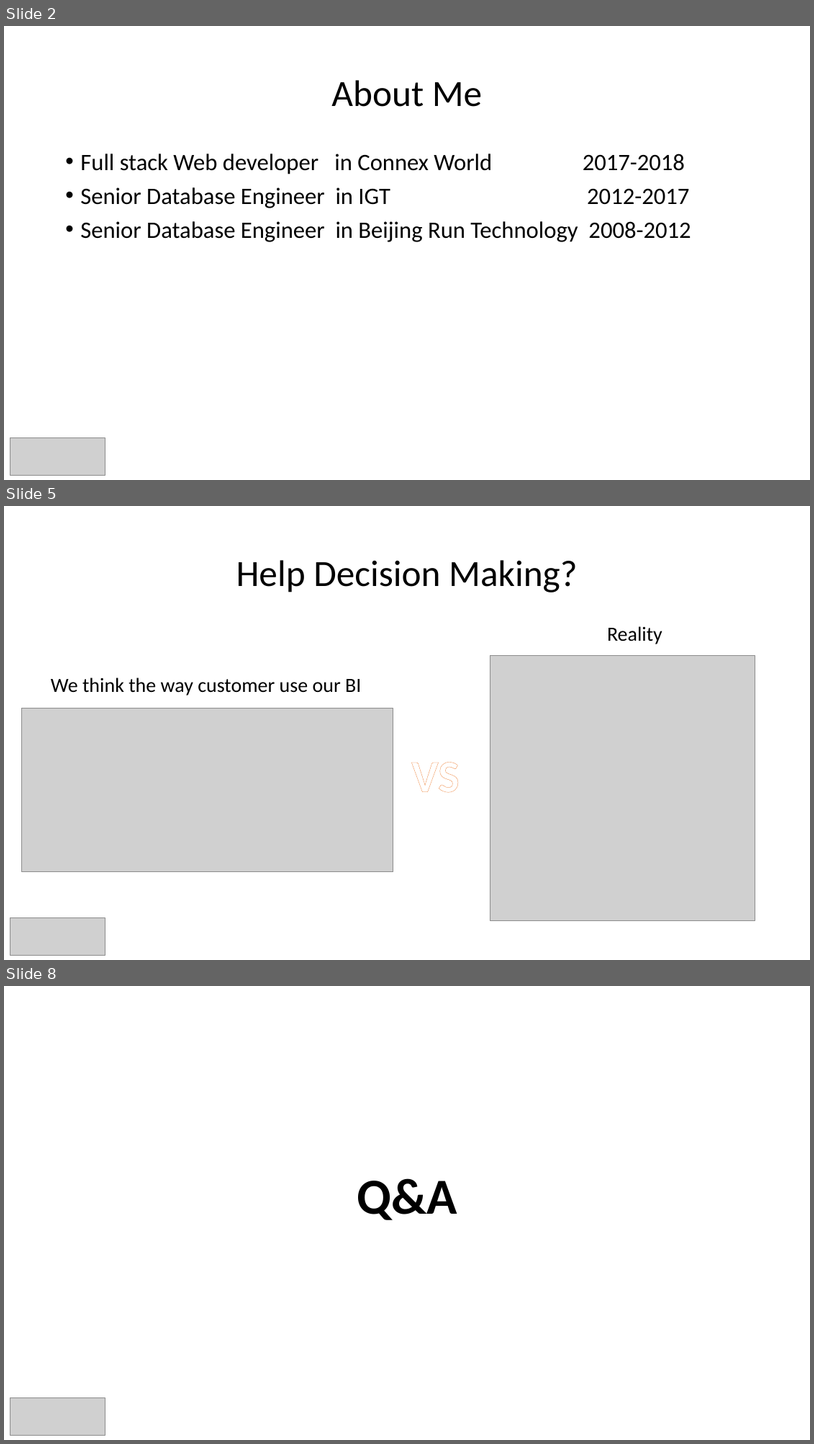
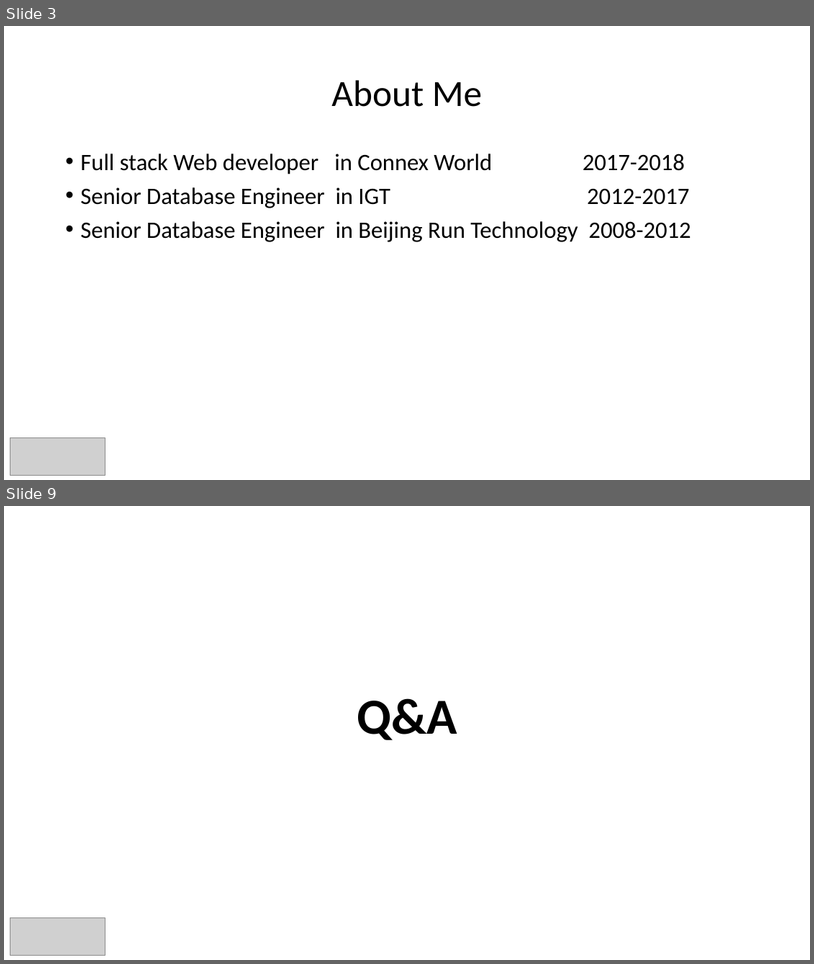
Before and after one commit to weilingxie/helloaderantslotmachine, a slide deck: helloaderant-WilliamXie.pptx. Shown one above the other, each under a label of ours: slides 2, 5 and 8 before the commit, slides 3 and 9 after it; the slides between them are not shown. The pictures are 814x1444 and 814x964 pixels, drawn with LibreOffice and Linux fonts; fonts in the diff are those of the drawing; grey boxes stand for pictures. Boxes give left, top, right and bottom in pixels: in the first picture for what was removed or moved away, otherwise in the second. Text is boxed around its words. In the diff, an @@ line names an element or a change of style, - is before the commit and + after.

```diff
--- a/helloaderant-WilliamXie.pptx
+++ b/helloaderant-WilliamXie.pptx
@@ slide 5 removed at [4, 506, 810, 960], background #FFFFFF @@
@@ title removed at [237, 560, 577, 592] @@
-Help Decision Making?
@@ text removed at [607, 626, 663, 644] @@
-Reality
@@ picture removed at [491, 656, 755, 920] @@
@@ text removed at [51, 677, 361, 695] @@
-We think the way customer use our BI
@@ picture removed at [22, 708, 394, 871] @@
@@ text removed at [412, 762, 459, 793] @@
-VS
@@ picture removed at [10, 917, 104, 955] @@
@@ what was slide 2 is now slide 3 @@
@@ what was slide 8 is now slide 9 @@
```
Also in this commit, not shown: 2 slides changed, 5 slides added, 3 other slides removed.
